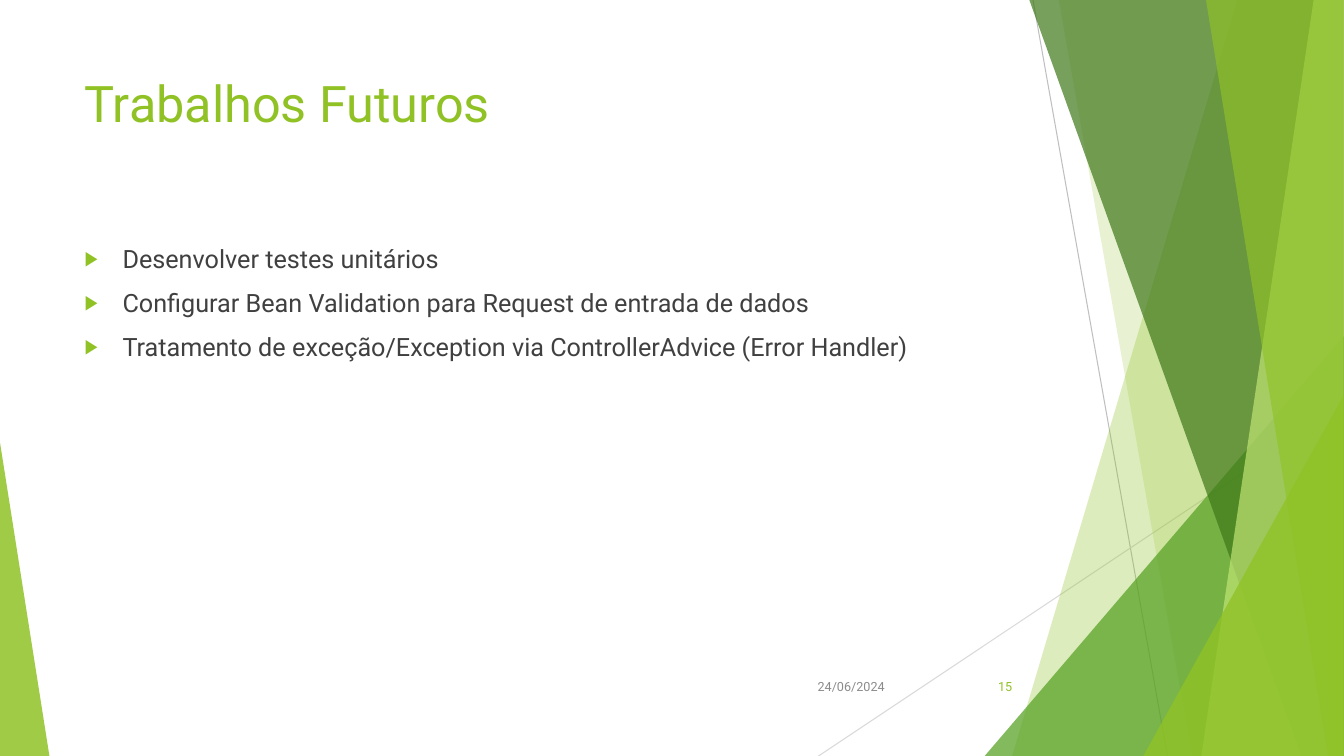
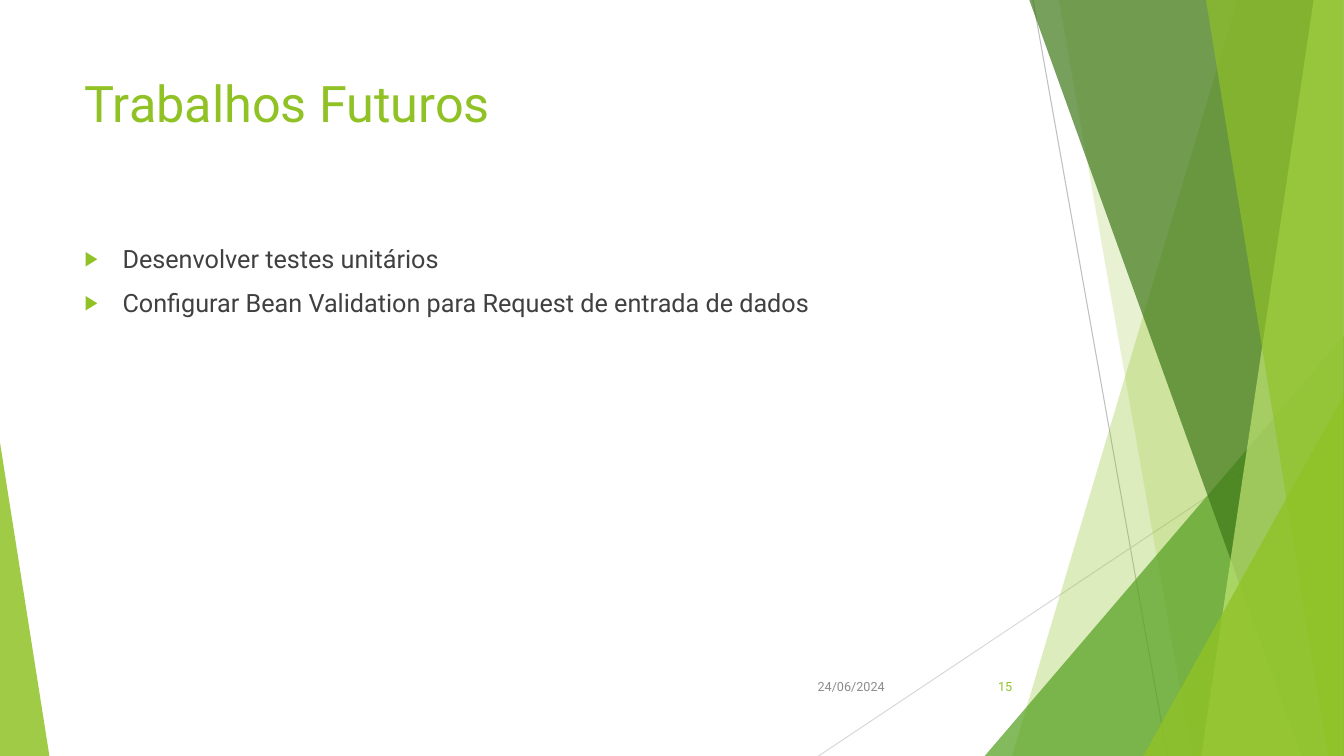
Before and after one commit to evertongodoy/senac-db, a slide deck: slide 15 of presentation/Senac.pptx. Drawn at 1344x756 pixels with LibreOffice and Linux fonts; fonts in the diff are those of the drawing. Boxes give left, top, right and bottom in pixels: in the first picture for what was removed or moved away, otherwise in the second. Text is boxed around its words. In the diff, an @@ line names an element or a change of style, - is before the commit and + after.

```diff
--- a/presentation/Senac.pptx
+++ b/presentation/Senac.pptx
@@ text at [123, 336, 908, 362]: paragraph removed @@
-▶ Tratamento de exceção/Exception via ControllerAdvice (Error Handler)
```
Also in this commit, not shown: 8 other slides changed.
